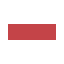
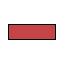
Two versions of the same layered image (64×64). Layer-by-layer changes:
painted on "Background" over (x1=8, y1=24, x2=56, y2=40)
